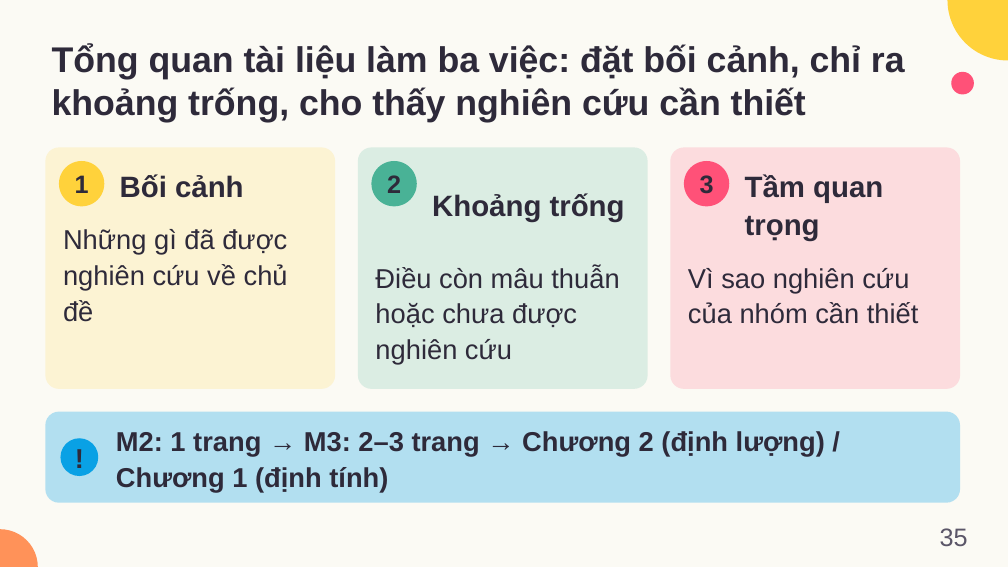
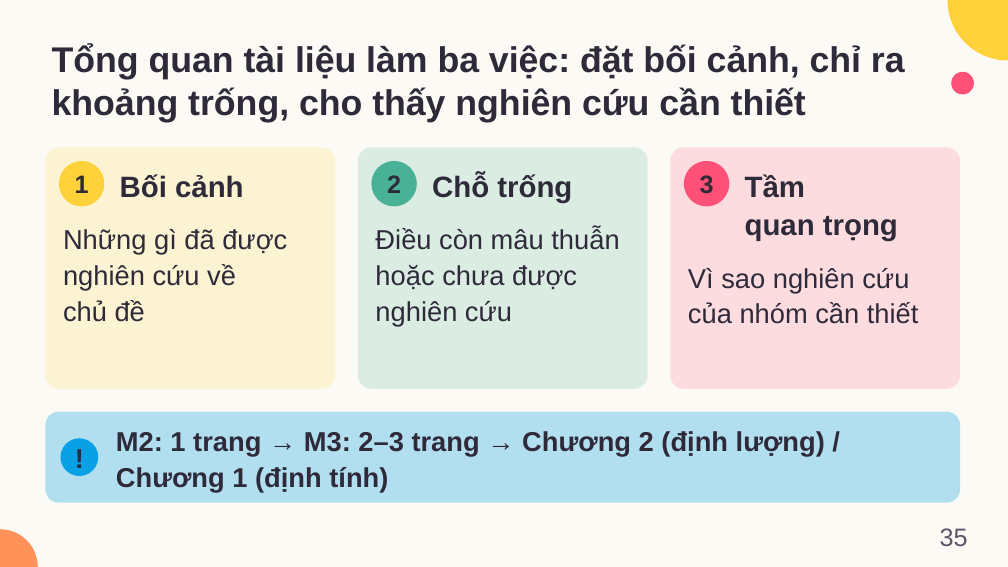
Before and after one commit to dnbaoquyen/academic-pptx-skill, a slide deck: slide 35 of mkt1107/output/MKT1107_W03_slides.pptx. Drawn at 1008x567 pixels with LibreOffice and Linux fonts; fonts in the diff are those of the drawing. Boxes give left, top, right and bottom in pixels: in the first picture for what was removed or moved away, otherwise in the second. Text is boxed around its words. In the diff, an @@ line names an element or a change of style, - is before the commit and + after.

```diff
--- a/mkt1107/output/MKT1107_W03_slides.pptx
+++ b/mkt1107/output/MKT1107_W03_slides.pptx
@@ text at box(432, 174, 572, 203): text changed @@
-Khoảng trống
+Chỗ trống
@@ text "Tầm quan trọng" rewrapped from box(745, 174, 883, 241) to box(745, 174, 898, 241) @@
@@ text "Điều còn mâu thuẫn hoặc ...": place and size @@
-text "Điều còn mâu thuẫn hoặc ..." at box(375, 266, 619, 364)
+text "Điều còn mâu thuẫn hoặc ..." at box(375, 228, 619, 326)
```
Also in this commit, not shown: 1 other slide changed, 13 other files.
